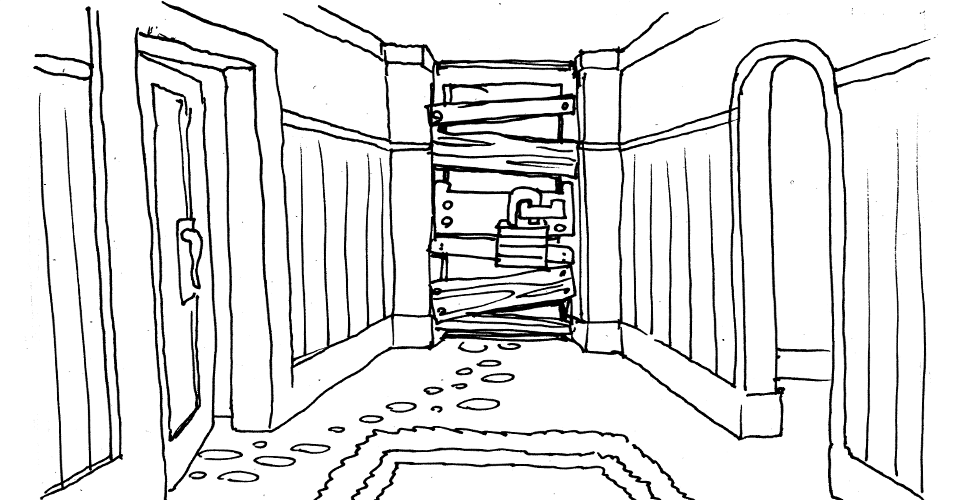
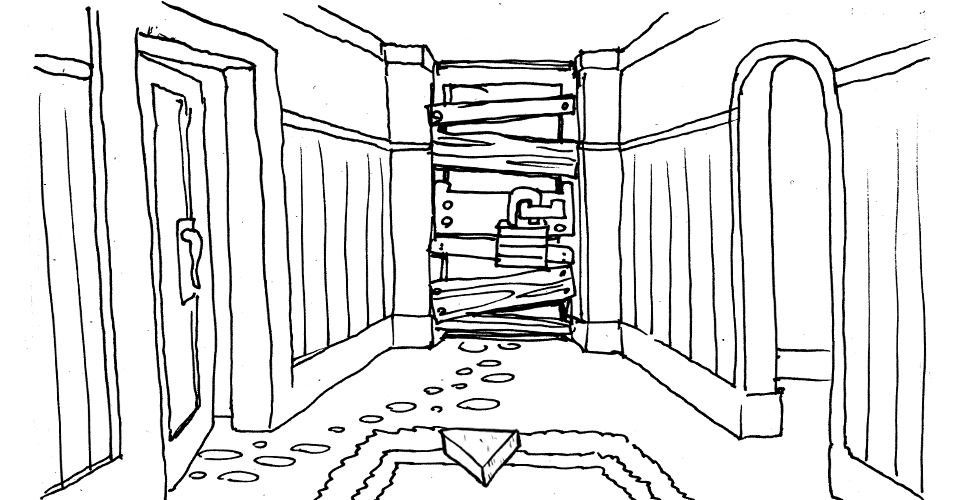
Revision of a layered 960x500 image; what changed, layer by layer:
added layer "Layer 2" above "Layer 1" over [437, 426, 522, 489]
